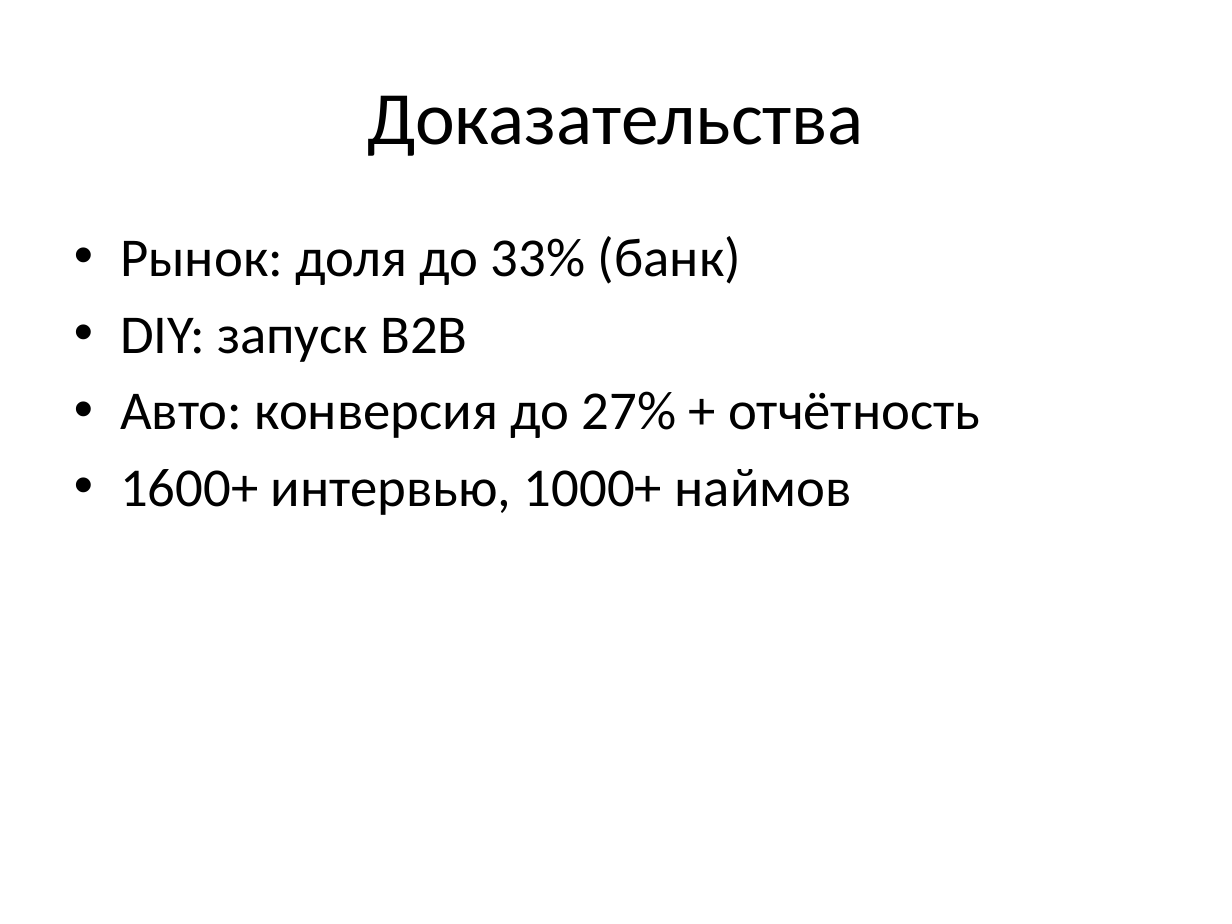
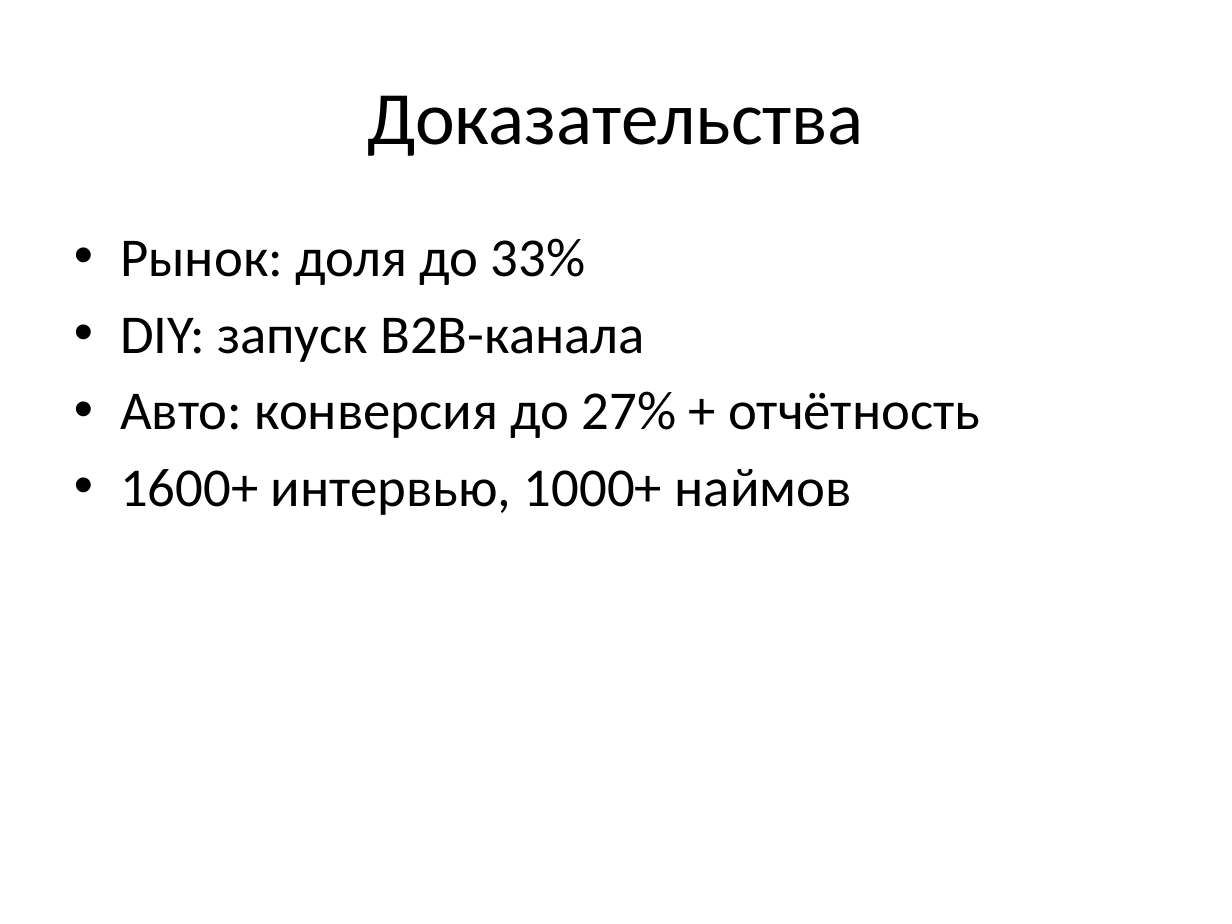
Before and after one commit to Vildia/CFG-consulting, a slide deck: slide 7 of downloads/CFG_PitchDeck.pptx (slide 5 before the commit). Drawn at 1232x924 pixels with LibreOffice and Linux fonts; fonts in the diff are those of the drawing. Boxes give left, top, right and bottom in pixels: in the first picture for what was removed or moved away, otherwise in the second. Text is boxed around its words. In the diff, an @@ line names an element or a change of style, - is before the commit and + after.

```diff
--- a/downloads/CFG_PitchDeck.pptx
+++ b/downloads/CFG_PitchDeck.pptx
@@ text at [120,238,645,362]: text changed @@
-• Рынок: доля до 33% (банк)
-• DIY: запуск B2B
+• Рынок: доля до 33%
+• DIY: запуск B2B-канала
```
Also in this commit, not shown: 4 other slides changed, 3 slides added, 12 other files.
